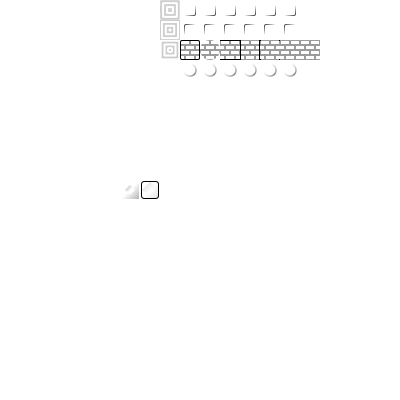
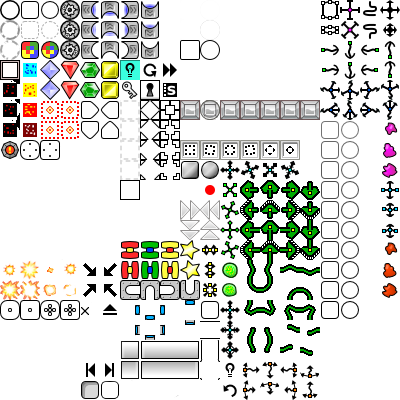
Two versions of the same layered image (400×400). Layer-by-layer changes:
hid "luminosity", painted on it over [121, 0, 320, 199]
showed "sprites", painted on it over [0, 0, 400, 400]
